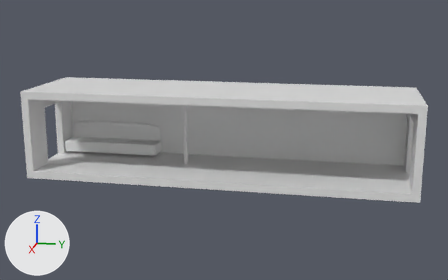
What one commit did to the Blender file Blender Files/Passenger Car.blend.
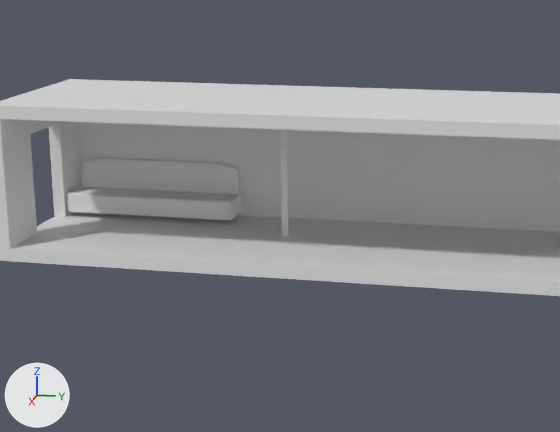
There are two pictures of each version: one whole from a camera (50 mm lens) standing at (82.0, 16.6, 25.0) and looking at (0.1, 0.2, 4.5), one close up on the part from 6% to 76% of the width and 12% to 97% of the height. Lighting does not change. The marker at lower left points along +X, +Y and +Z.

The older version as bpy lines, for what is in view:
```python
me_cube_003 = bpy.data.meshes.new('Cube.003')
me_cube_003.from_pydata(...)  # a box spanning x -1.0..1.0, y -1.0..1.0, z -1.0..1.0
me_cube_003.materials.append(mat_material)  # white #e7e7e7
me_cube_008 = bpy.data.meshes.new('Cube.008')
me_cube_008.from_pydata(...)  # 24 vertices, 26 faces; spans x -1.0..1.0, y -1.0..1.0, z -1.0..1.0
me_cube_009 = bpy.data.meshes.new('Cube.009')
me_cube_009.from_pydata(...)  # 24 vertices, 26 faces; spans x -1.0..1.0, y -1.0..1.0, z -1.0..1.0
ob_chair_back = bpy.data.objects.new('Chair_Back', me_cube_009)
ob_chair_back.location = (-5.59, -17.68, 3.37)
ob_chair_back.rotation_euler = (0.0, 1.431, 0.0)  # degrees (0, 82, 0)
ob_chair_back.scale = (1.57, 6.95, 0.237)
ob_chair_seat = bpy.data.objects.new('Chair_Seat', me_cube_008)
ob_chair_seat.location = (-4.28, -17.71, 1.69)
ob_chair_seat.scale = (1.64, 7.19, 0.836)
ob_cube_003 = bpy.data.objects.new('Cube.003', me_cube_003)
ob_cube_003.location = (0.0, 0.0, 11.0)
ob_cube_003.scale = (7.0, 25.0, 0.5)
# also in view: 'Cube' at (0.0, 0.0, 0.0); 'Cube.001' at (-6.5, 0.0, 5.5); 'Pole' at (-0.8, -5.5, 5.5); 'Cube.004' at (0.0, -25.5, 5.5)
```
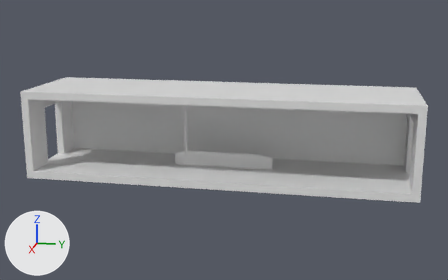
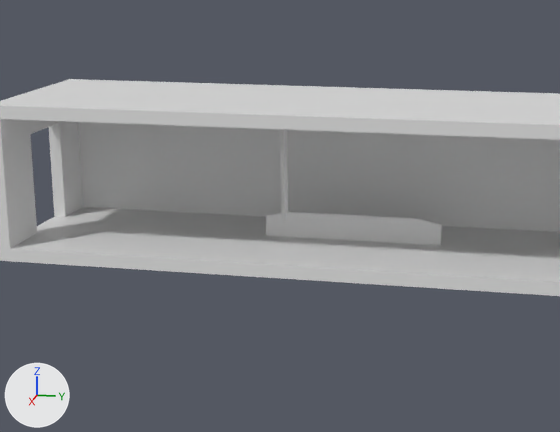
Pixel boxes (x1, y1, x2, y2) of what changed, in the close-ups (560 x 432 px):
'Chair_Back', moved
    before: (82, 158, 239, 194)
    after: (266, 212, 442, 245)
'Chair_Seat', moved (not visible afterwards)
    before: (67, 186, 242, 221)

Diff of the bpy script that builds the scene:
```diff
--- a/Blender Files/Passenger Car.blend.py
+++ b/Blender Files/Passenger Car.blend.py
@@ ob_chair_seat @@
 ob_chair_seat = bpy.data.objects.new('Chair_Seat', me_cube_008)
-ob_chair_seat.location = (-4.28, -17.71, 1.69)
+ob_chair_seat.location = (0.64, 0.0, -0.84)
 ob_chair_seat.scale = (1.64, 7.19, 0.836)
@@ ob_chair_back @@
 ob_chair_back = bpy.data.objects.new('Chair_Back', me_cube_009)
-ob_chair_back.location = (-5.59, -17.68, 3.37)
+ob_chair_back.location = (-0.67, 0.0, 0.84)
 ob_chair_back.rotation_euler = (0.0, 1.431, 0.0)  # degrees (0, 82, 0)
```
